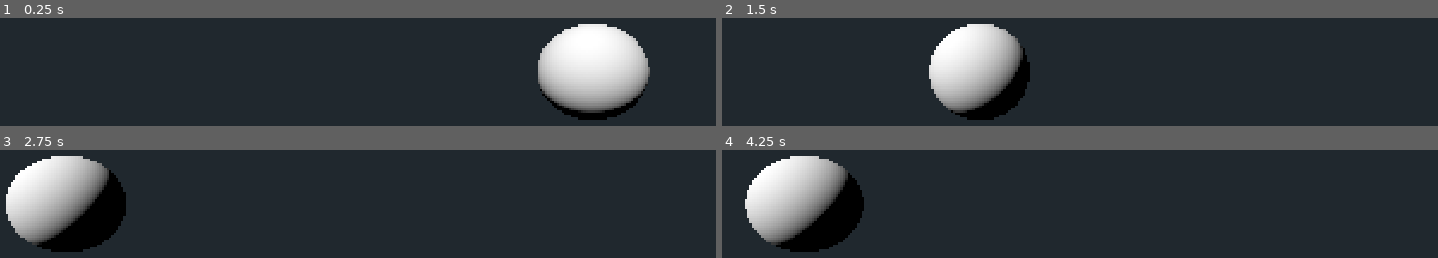
Above: before the commit, frames 1-4 (two rows, left to right).
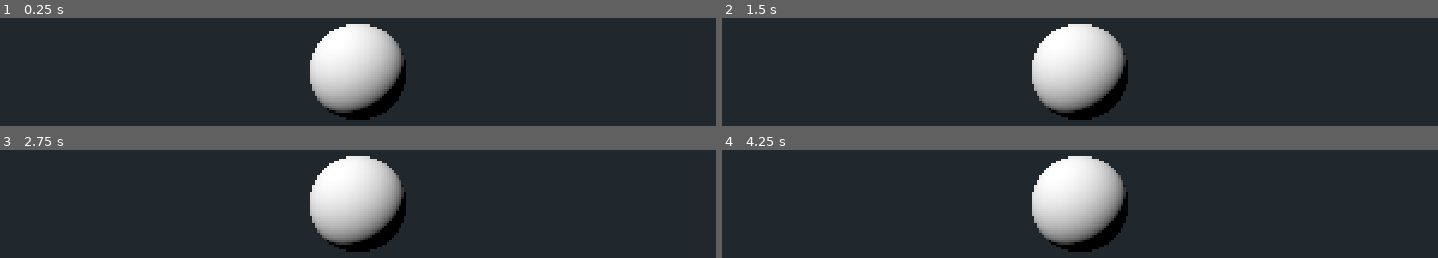
Above: after the commit, the same moments.

Repository: GarrettGunnell/AcerolaFX-Godot
Game: Godot game, scene res://Scenes/main.tscn
Two runs of this game, one before a commit and one after it. Both use one fixed random seed, a clock stepped at 60 frames per second and the inputs below. The project has no main scene, so this scene is started directly.
Inputs:
- Up to frame 1 (0.25 s): no input
- Up to frame 2 (1.5 s): no input
- Up to frame 3 (2.75 s): no input
- Up to frame 4 (4.25 s): no input

The runs differ from the first frame. In frame 1, 20% of the frame differs, in the area x 43-91%, y 5-95%; in frame 2, 19%; in frame 3, 21%, in the area x 0-57%, y 5-95%; in frame 4, 21%.

Commit message:
Naive box blur

Diff:
--- a/Effects/Blur/acerolafx_blur.gd
+++ b/Effects/Blur/acerolafx_blur.gd
@@ -3,8 +3,7 @@
 class_name AcerolaFX_Blur
 
 
-@export_tool_button("Recompile", "Callable") var recompile_action = compile_shader;
-
+@export var kernel_size : int = 1;
 
 var rd : RenderingDevice;
 var shader : RID;
@@ -12,6 +11,7 @@
 
 var nearest_sampler : RID;
 
+@export_tool_button("Recompile", "Callable") var recompile_action = compile_shader;
 
 func _init():
 	effect_callback_type = CompositorEffect.EFFECT_CALLBACK_TYPE_POST_TRANSPARENT;
@@ -45,11 +45,11 @@
 	var z_groups : int = 1;
 
 	# Push constant
-	var push_constant : PackedFloat32Array = PackedFloat32Array();
+	var push_constant : PackedInt32Array = PackedInt32Array();
 	push_constant.push_back(render_size.x);
 	push_constant.push_back(render_size.y);
-	push_constant.push_back(0.0);
-	push_constant.push_back(0.0);
+	push_constant.push_back(kernel_size);
+	push_constant.push_back(0);
 
 	var color_buffer : RID = render_scene_buffers.get_color_layer(0);
 	var motion_vector_buffer : RID = render_scene_buffers.get_velocity_layer(0);
@@ -136,8 +136,9 @@
 
 // Our push constant
 layout(push_constant, std430) uniform Params {
-	vec2 raster_size;
-	vec2 reserved;
+	ivec2 raster_size;
+	int kernel_size;
+	int reserved;
 } params;
 
 // The code we want to execute in each invocation
@@ -156,11 +157,28 @@
 
 	float raw_depth = texture(depth_image, uv).r;
 
+	int kernel_size = params.kernel_size;
 
-	vec4 color_output = color;
+	int samples = 1;
+	vec4 color_sum = color;
+	for (int x = -kernel_size; x <= kernel_size; ++x) {
+		for (int y = -kernel_size; y <= kernel_size; ++y) {
+			if (x == 0 && y == 0) continue;
+
+			ivec2 sample_pos = thread_id + ivec2(x, y);
+
+			sample_pos = clamp(sample_pos, ivec2(0), size);
+
+			color_sum += imageLoad(color_image, sample_pos);
+			samples += 1;
+		}
+	}
+
+
+	vec4 color_output = color_sum / vec4(samples);
 	vec4 depth_output = vec4(raw_depth);
 	vec4 motion_output = abs(motion);
 
-	imageStore(color_image, thread_id, motion_output);
+	imageStore(color_image, thread_id, color_output);
 }
 """
--- a/Scenes/main.tscn
+++ b/Scenes/main.tscn
@@ -15,6 +15,7 @@
 needs_motion_vectors = true
 needs_normal_roughness = false
 script = ExtResource("1_bo1nx")
+kernel_size = 10
 metadata/_custom_type_script = "uid://c6oprrju52d6n"
 
 [sub_resource type="Compositor" id="Compositor_buhqs"]
@@ -48,5 +49,5 @@
 mesh = SubResource("SphereMesh_duk7s")
 script = ExtResource("2_bo1nx")
 x_frequency = 4.0
-x_amplitude = 1.5
+x_amplitude = 0.0
 y_amplitude = 0.0
